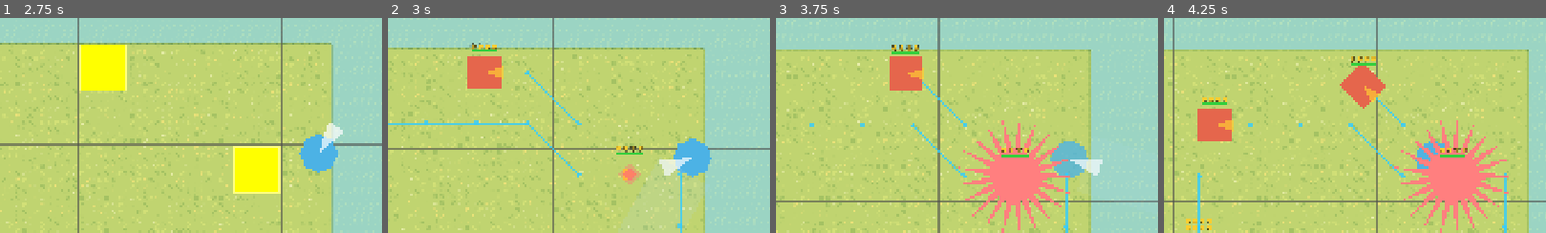
Above: before the commit, frames 1-4 (left to right).
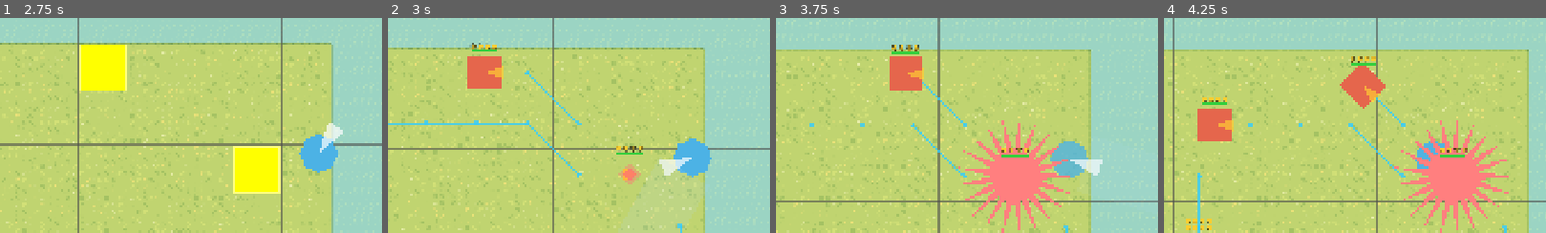
Above: after the commit, the same moments.

Repository: tomchang25/dash-and-slash
Game: Godot game, scene res://game/scenes/stages/dash_and_slash_arena.tscn
Same seed, same stepped clock (60 frames per second), same inputs: the game is played once before the commit and once after it.
Inputs (mouse positions are % of the whole screen's width and height, from its top left):
- Up to frame 1 (2.75 s): tap Enter at 0.5 s; move the mouse to (72, 45) at 0.52 s; press the mouse at (72, 45) at 0.53 s; hold D (move_right) 0.53-1.25 s; release the mouse at (72, 45) at 1.25 s; drag from (30, 55) to (54, 50) at 1.27 s; move the mouse to (60, 28) at 2.02 s; hold D (move_right) from 2.03 s (still down); hold Space (dash) from 2.03 s (still down); click (60, 28) at 2.3 s
- Up to frame 2 (3 s): release D (move_right) at 2.75 s; release Space (dash) at 2.75 s; drag from (45, 70) to (20, 35) at 2.77 s
- Up to frame 3 (3.75 s): move the mouse to (80, 65) at 3.52 s; press the mouse at (80, 65) at 3.53 s; hold A (move_left) from 3.53 s (still down); tap Alt at 3.6 s
- Up to frame 4 (4.25 s): keep holding A (move_left)
The pictures show only the part of the screen within x 11-61%, y 17-67%; the shares and areas given below are measured in that part.

Frame 1 is identical in both runs. In frame 2, 0.1% of the frame differs, in the area x 75-77%, y 72-96%; in frame 3, 0.2%, in the area x 75-77%, y 72-97%; in frame 4, 0.2%.

Commit message:
refactor(grid-enemy): simplify plan_next_action and clean up plan_charge_line_action
- Delegate plan_next_action entirely to plan_approach_action
- Remove dead fallback to target cell and redundant empty-path guard in plan_charge_line_action

Diff:
--- a/game/entities/enemies/grid_enemy.gd
+++ b/game/entities/enemies/grid_enemy.gd
@@ -342,38 +342,7 @@
 
 
 func plan_next_action() -> bool:
-    clear_planned_path()
-    _reservation_is_attack = false
-
-    if _grid == null or not has_target():
-        return false
-
-    var start := _grid_pos
-    var target_cell := get_target_cell()
-
-    if not _grid.is_in_bounds(target_cell):
-        return false
-
-    if start == target_cell:
-        queue_redraw()
-        return true
-
-    var path: Array[Vector2i] = []
-    if _can_plan_goal_cell(target_cell, false):
-        path = _find_path_to_cell(start, NO_BLOCKED_CELL, [target_cell], false)
-
-    if path.is_empty():
-        return plan_approach_action()
-
-    if path.is_empty():
-        return false
-
-    _planned_path = path
-    if not _refresh_planned_reservations():
-        clear_planned_path()
-        return false
-    queue_redraw()
-    return true
+    return plan_approach_action()
 
 
 ## Plans ordinary movement toward the target, preferring adjacent cells when reachable.
@@ -665,14 +634,8 @@
             return true
         path = _find_path_to_cell(start, NO_BLOCKED_CELL, line_goals, false)
 
-    if path.is_empty() and _can_plan_goal_cell(target_cell, false):
-        path = _find_path_to_cell(start, NO_BLOCKED_CELL, [target_cell], false)
-
     if path.is_empty():
         return plan_approach_action()
-
-    if path.is_empty():
-        return false
 
     _planned_path = path
     if not _refresh_planned_reservations():
Not shown, changed: TODO.md
